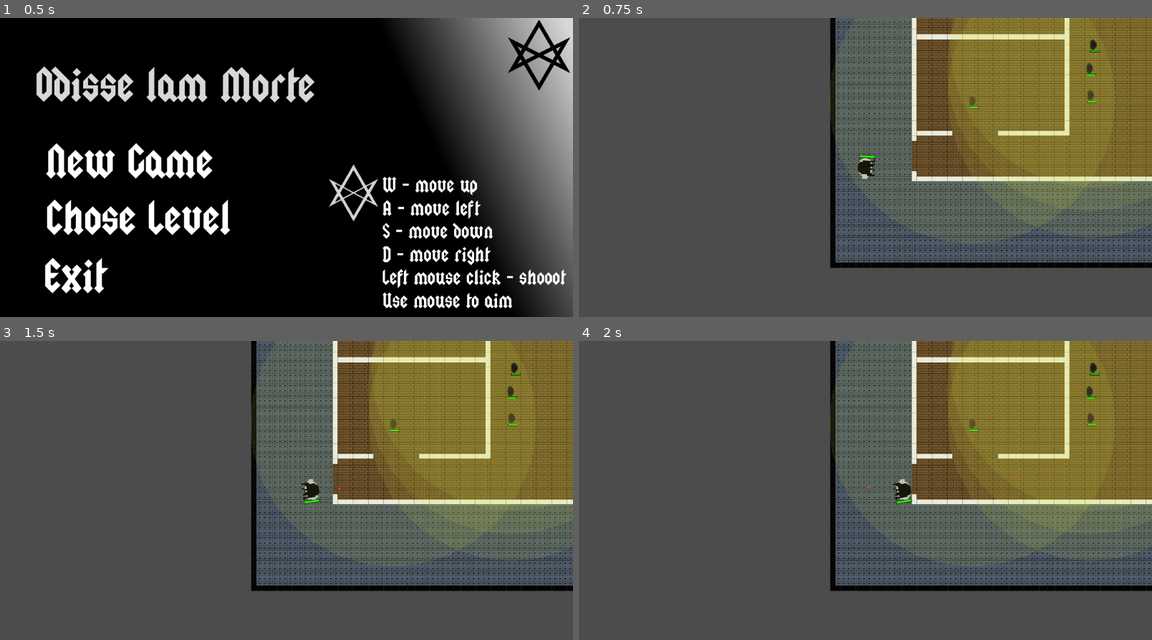
Above: before the commit, frames 1-4 (two rows, left to right).
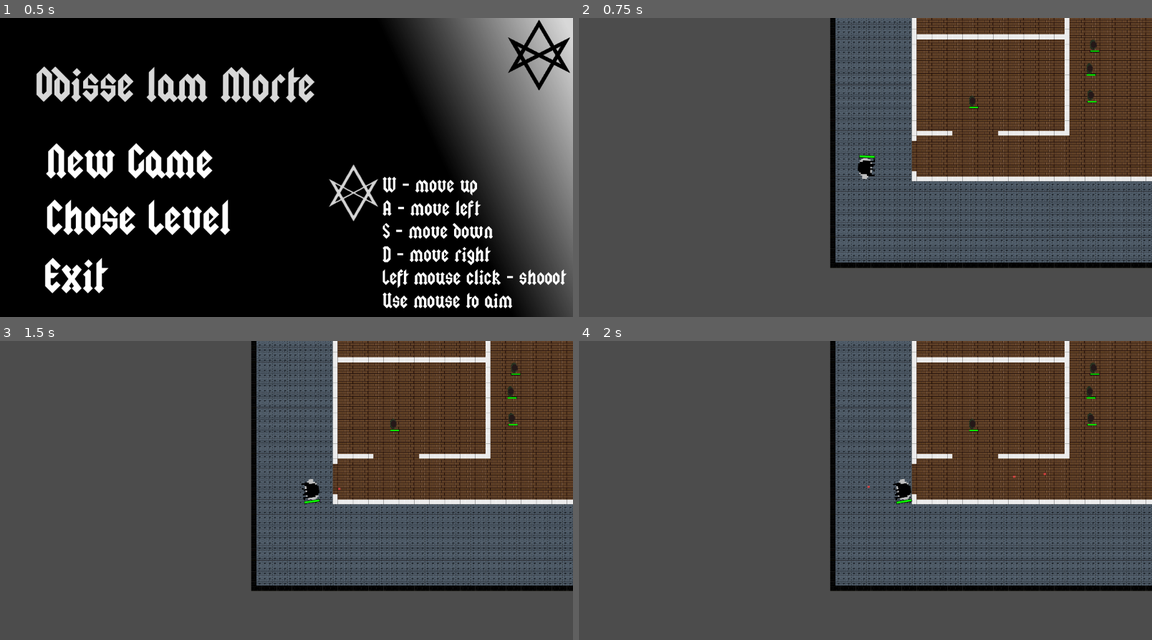
Above: after the commit, the same moments.

Repository: JamesTiberiusKirk/GameDev
Game: Godot game, scene res://scenes/screens/MainMenu/MainMenu.tscn
Two runs of this game, one before a commit and one after it. Both use one fixed random seed, a clock stepped at 60 frames per second and the inputs below.
Inputs (mouse positions are in pixels of both pictures, inside the frame that each line leads up to):
- Up to frame 1 (0.5 s): no input
- Up to frame 2 (0.75 s): click (716, 161) at 0.5 s
- Up to frame 3 (1.5 s): tap Enter at 1.25 s; move the mouse to (412, 475) at 1.27 s; press the mouse at (412, 475) at 1.28 s; hold D (right) from 1.28 s (still down)
- Up to frame 4 (2 s): keep holding D (right)

Frame 1 is identical in both runs. In frame 2, 22% of the frame differs, in the area x 64-100%, y 0-71%; in frame 3, 22%; in frame 4, 22%.

Commit message:
Removed visible circle from AI

Diff:
--- a/scenes/actors/AI_melee/AI_melee.gd
+++ b/scenes/actors/AI_melee/AI_melee.gd
@@ -5,7 +5,7 @@
 export (int) var patrol_delay
 export (float) var melee_rate
 
-var vis_color = Color(.867, .91, .247, 0.1)
+var vis_color = Color(.867, .91, .247, 0)
 var hit_pos
 var target
 var t_last_known
--- a/scenes/actors/AI_pistol/AI_pistol.gd
+++ b/scenes/actors/AI_pistol/AI_pistol.gd
@@ -9,7 +9,7 @@
 onready var gun = $Gun
 onready var bullet = preload("res://scenes/objects/EnemyBullet/EnemyBullet.tscn")
 
-var vis_color = Color(.867, .91, .247, 0.1)
+var vis_color = Color(.867, .91, .247, 0)
 var hit_pos
 var target
 var t_last_known
--- a/scenes/actors/AI_rifle/AI_rifle.gd
+++ b/scenes/actors/AI_rifle/AI_rifle.gd
@@ -9,7 +9,7 @@
 onready var gun = $Gun
 onready var bullet = preload("res://scenes/objects/EnemyBullet/EnemyBullet.tscn")
 
-var vis_color = Color(.867, .91, .247, 0.1)
+var vis_color = Color(.867, .91, .247, 0)
 var hit_pos
 var target
 var t_last_known
